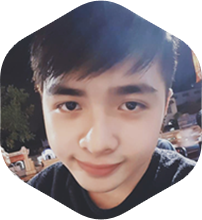
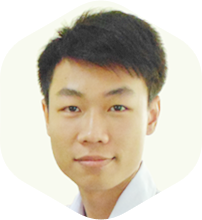
Comparing the layer stacks of the two 202px x 220px images. Changes:
added group "Cuong" with 2 layers above "Dang" over [0, 0, 202, 220]
added layer "Layer 9" in group "Cuong" over [0, 0, 202, 220]
hid group "Dang" (2 layers) over [0, 0, 202, 220]
